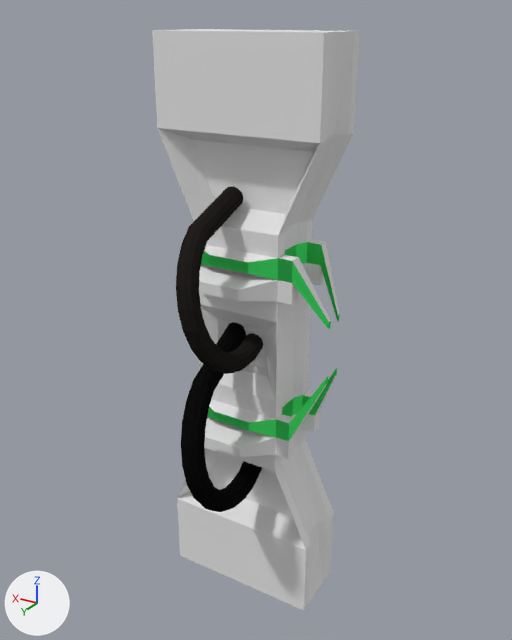
The Blender file Asimov/Panelling/CorridorPillar.blend, before and after one commit.
Before and after are seen from a camera (50 mm lens) standing at (-4.09, 6.77, 7.14) and looking at (-0.19, 0.28, 3.9). Lighting does not change. The marker at lower left points along +X, +Y and +Z.

Names of what the first picture shows: 'BottomTube', 'Pillar', 'Pillar.001', 'TopTube'.
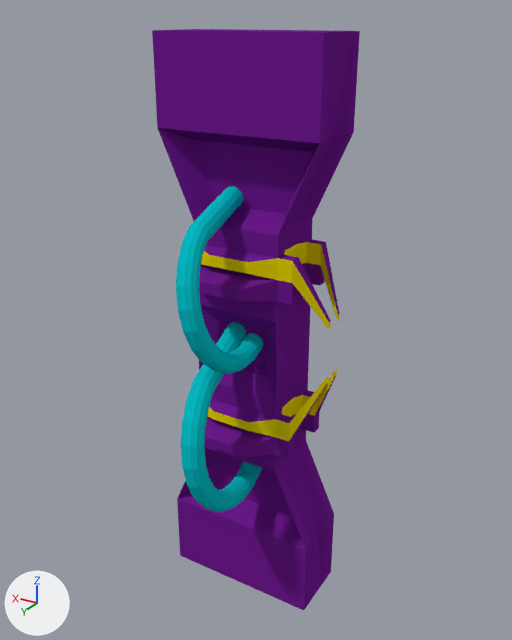
Changed parts and their boxes [x1, y1, x2, y2] in the pictures (512 x 640 px):
'Pillar', recoloured (white to purple): [152, 29, 360, 610] in both
'TopTube', recoloured (black to cyan): [176, 186, 263, 374] in both
'BottomTube', recoloured (black to cyan): [181, 322, 262, 512] in both
'Pillar.001', recoloured: [201, 242, 339, 441] in both

The change, as a list of edits to the scene's bpy script:
```text
Add mat_purple:
    mat_purple = diffuse_material('Purple')
    mat_purple.base_color = (0.165, 0.0116, 0.283)  # purple #711c91
Add mat_neon:
    mat_neon = diffuse_material('Neon')
    mat_neon.base_color = (0.00304, 0.509, 0.565)  # cyan #0abdc6
Add mat_yellow:
    mat_yellow = diffuse_material('Yellow')
    mat_yellow.base_color = (0.799, 0.651, 0.0)  # yellow #e7d300
Change me_cube_004:
    where me_cube_004.from_pydata(...)  # 96 vertices, 48 faces; spans x -1.05..0.55, y -0.41..0.55, z 2.5..4.75
    remove me_cube_004.materials.append(mat_material_003)
    add me_cube_004.materials.append(mat_yellow)  # yellow #e7d300
Change me_cube_003:
    where me_cube_003.from_pydata(...)  # 240 vertices, 229 faces; spans x -0.18..0.19, y -0.79..0.72, z -1.18..1.08
    remove me_cube_003.materials.append(mat_material)  # black #23201e
    add me_cube_003.materials.append(mat_neon)  # cyan #0abdc6
Change me_cube_001:
    where me_cube_001.from_pydata(...)  # 240 vertices, 229 faces; spans x -0.18..0.19, y -0.79..0.72, z -1.18..1.08
    remove me_cube_001.materials.append(mat_material_001)  # black #0e0e0e
    add me_cube_001.materials.append(mat_neon)  # cyan #0abdc6
Change me_cube:
    where me_cube.from_pydata(...)  # 276 vertices, 220 faces; spans x -1.05..1.0, y -0.41..0.75, z 0.0..7.0
    remove me_cube.materials.append(mat_material_004)  # white #e7e7e7
    add me_cube.materials.append(mat_purple)  # purple #711c91
```
